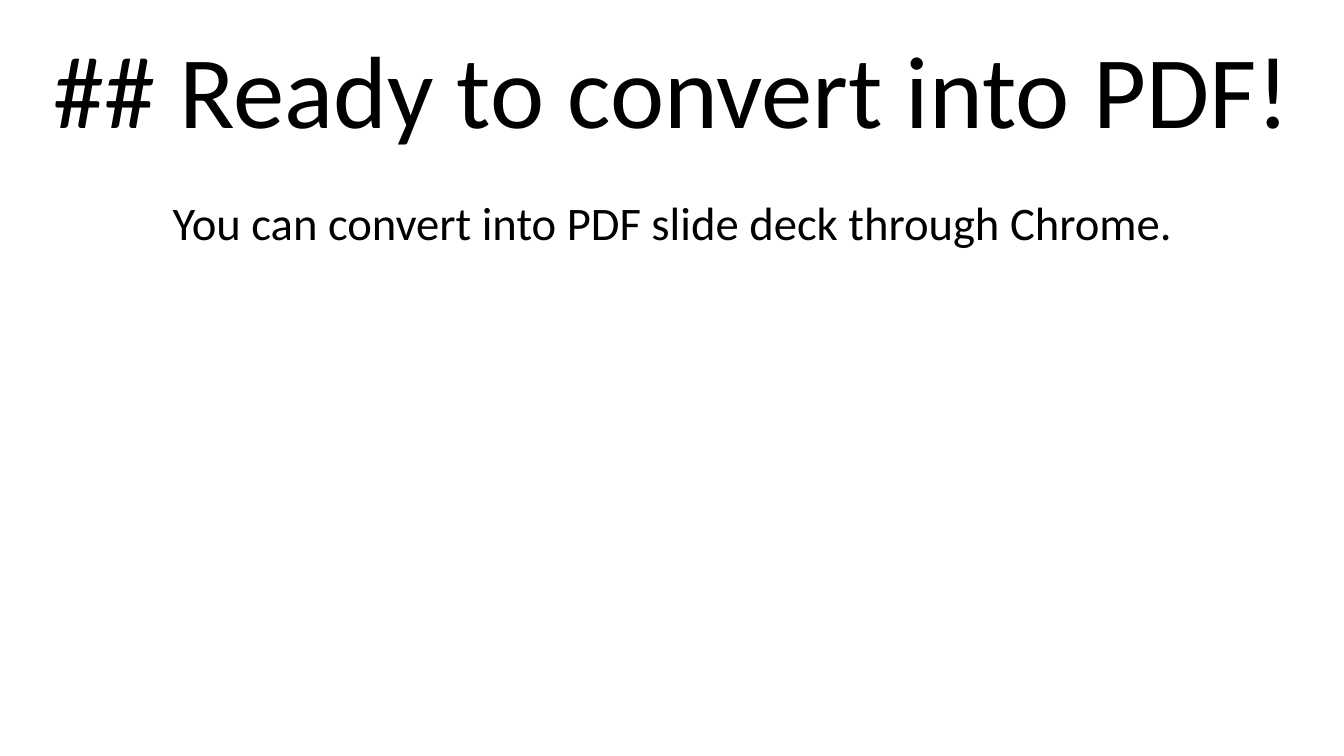
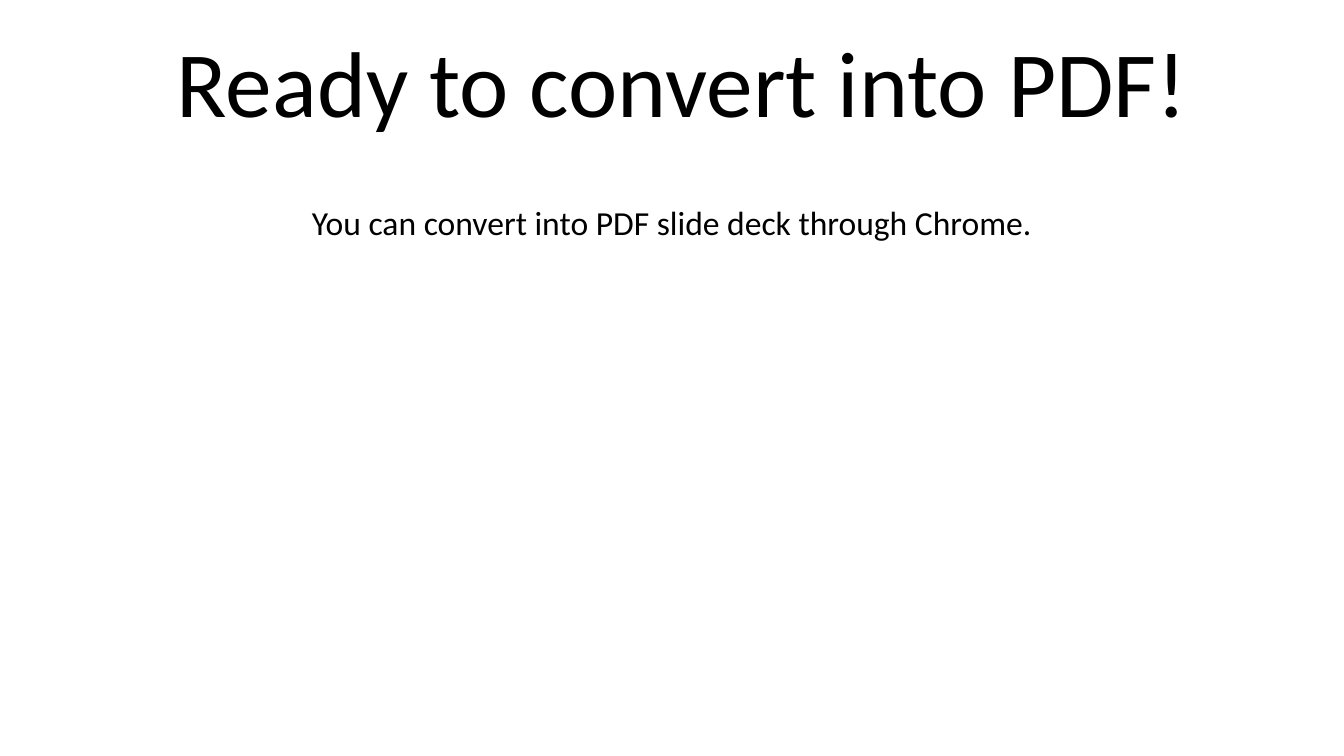
Before and after one commit to Menjafet/JsExperiment, a slide deck: slide 2 of Presentation.pptx. Drawn at 1344x756 pixels with LibreOffice and Linux fonts; fonts in the diff are those of the drawing. Boxes give left, top, right and bottom in pixels: in the first picture for what was removed or moved away, otherwise in the second. Text is boxed around its words. In the diff, an @@ line names an element or a change of style, - is before the commit and + after.

```diff
--- a/Presentation.pptx
+++ b/Presentation.pptx
@@ text at (177,52,1187,132): text changed; size 55 to 50 pt @@
-## Ready to convert into PDF!
+Ready to convert into PDF!
@@ text "You can convert into PDF ..." at (312,211,1031,241): size 25 to 18 pt @@
```
Also in this commit, not shown: 1 other slide changed, 1 slide added, 1 slide removed, 1 other file.
